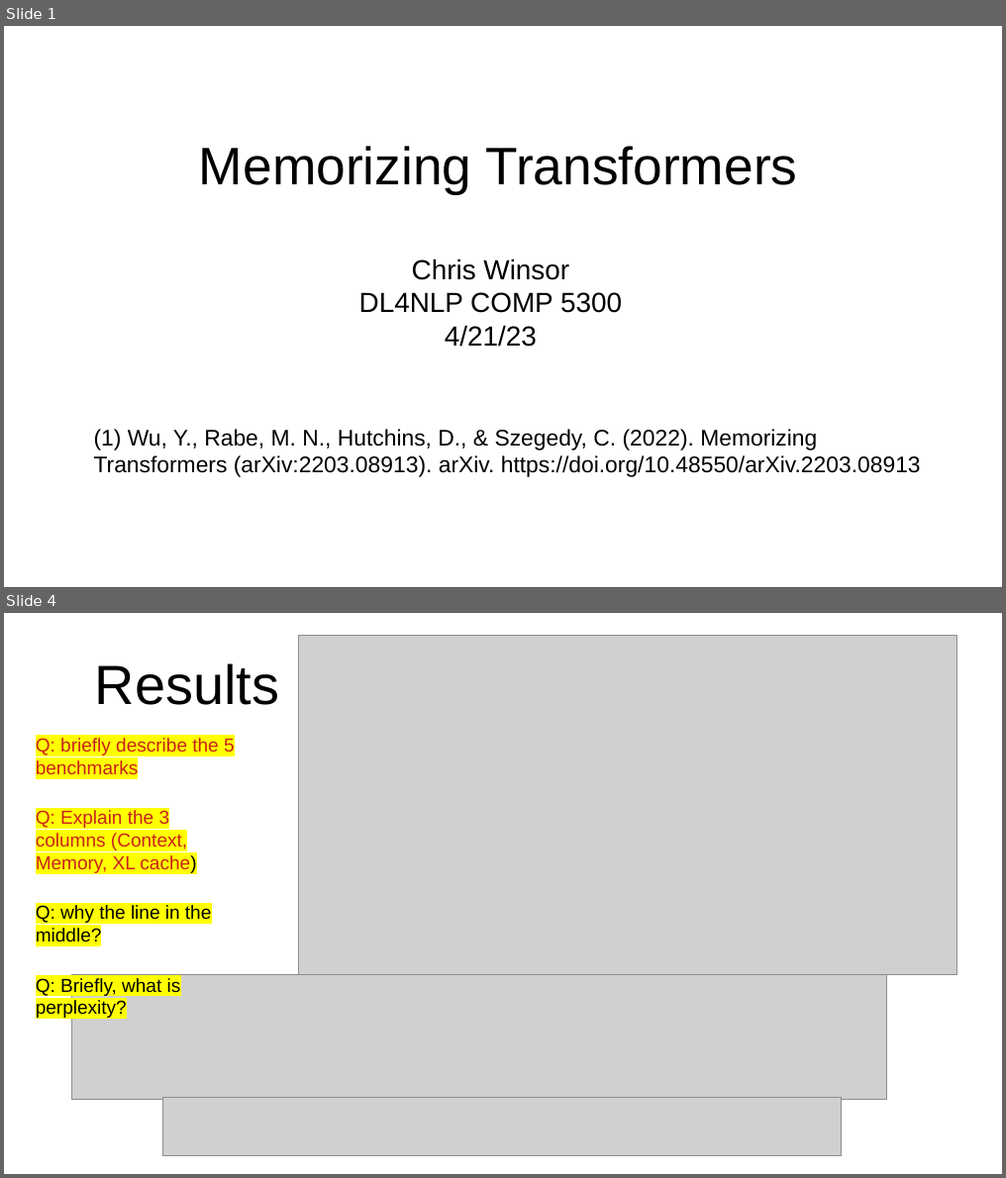
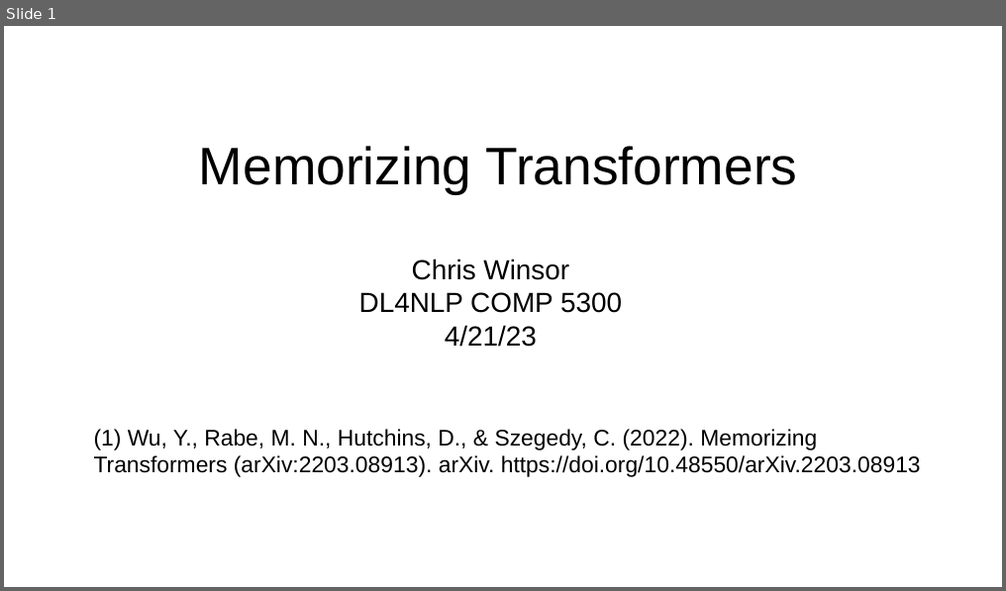
Before and after one commit to cwinsor/uml_comp5300, a slide deck: hw8_presentation_memorizing_transformer/memorizing_transformers_cwinsor.odp. Shown one above the other, each under a label of ours: slides 1 and 4 before the commit, slide 1 after it; the slides between them are not shown. The pictures are 1006x1178 and 1006x591 pixels, drawn with LibreOffice and Linux fonts; fonts in the diff are those of the drawing; grey boxes stand for pictures. Boxes give left, top, right and bottom in pixels: in the first picture for what was removed or moved away, otherwise in the second. Text is boxed around its words. In the diff, an @@ line names an element or a change of style, - is before the commit and + after.

```diff
--- a/hw8_presentation_memorizing_transformer/memorizing_transformers_cwinsor.odp
+++ b/hw8_presentation_memorizing_transformer/memorizing_transformers_cwinsor.odp
@@ slide 4 removed at bbox=[4, 613, 1002, 1174], background #FFFFFF @@
@@ picture removed at bbox=[298, 635, 957, 975] @@
@@ title removed at bbox=[95, 663, 279, 705] @@
-Results
@@ text removed at bbox=[36, 738, 235, 1018] @@
-Q: briefly describe the 5 benchmarks
-Q: Explain the 3 columns (Context, Memory, XL cache)
-Q: why the line in the middle?
-Q: Briefly, what is perplexity?
@@ picture removed at bbox=[72, 975, 887, 1100] @@
@@ picture removed at bbox=[162, 1098, 842, 1157] @@
```
Also in this commit, not shown: 2 slides changed, 1 slide added, 2 other files.
